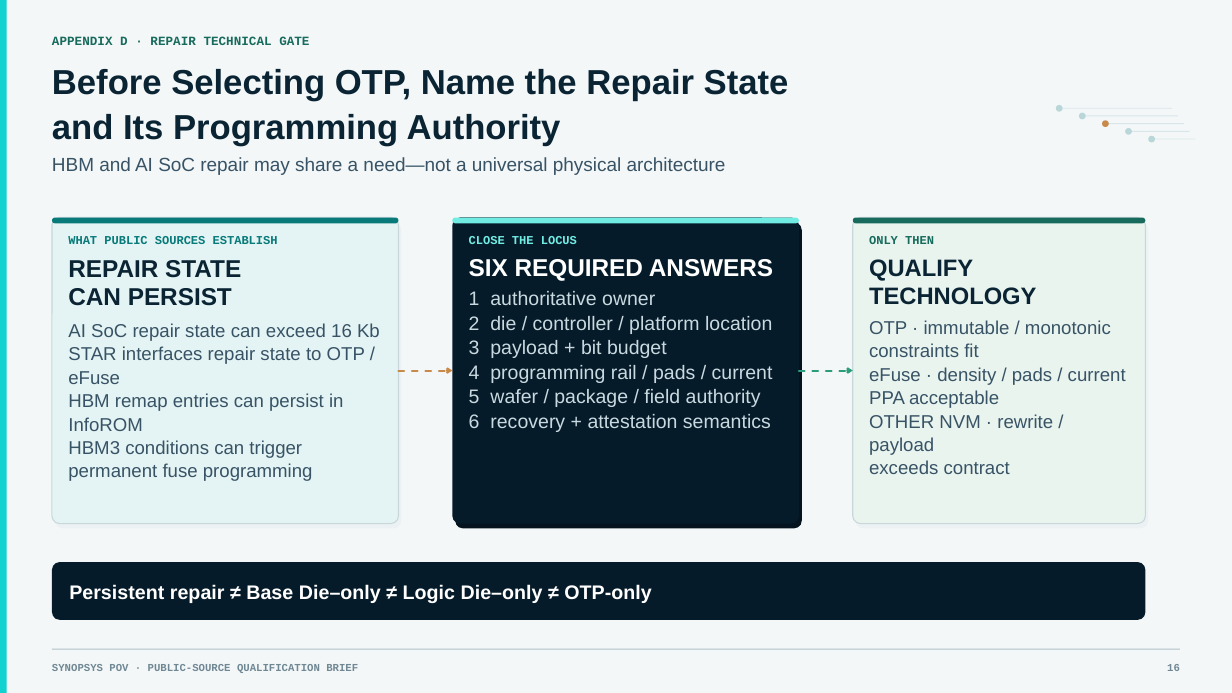
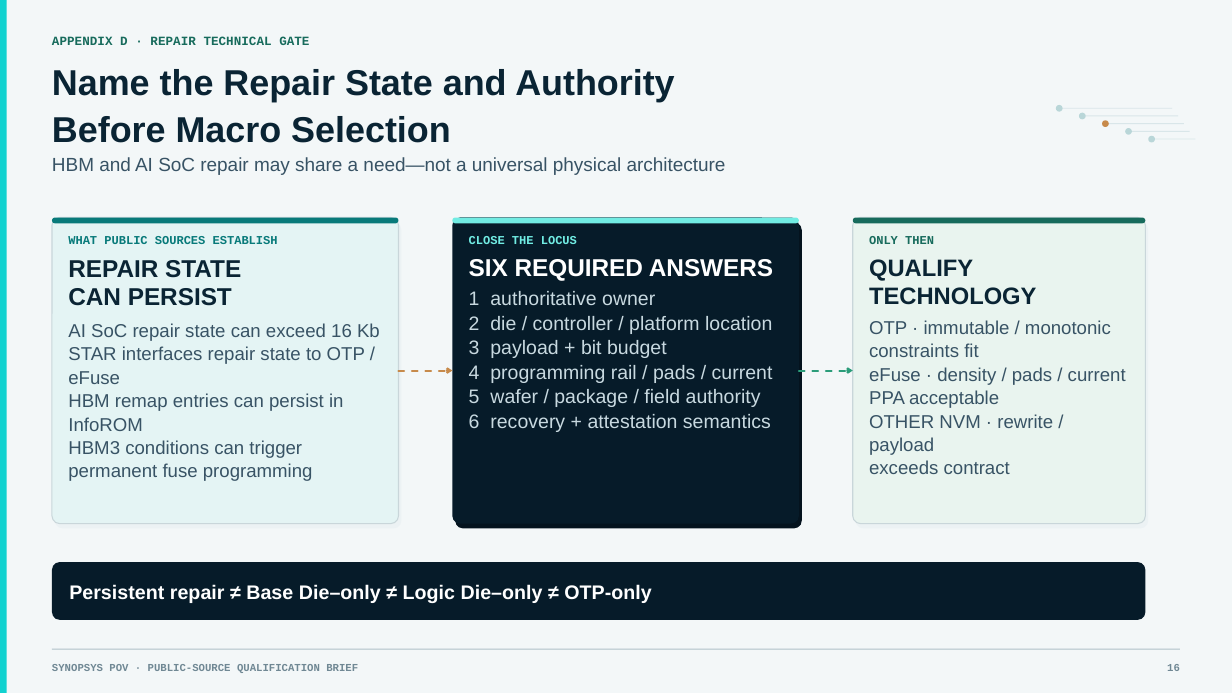
Before and after one commit to SamHuang68/nvm-knowledge-hub, a slide deck: slide 16 of briefing/NVM_AI_OCP_NVM_Opportunities_Executive_v18_Comprehensive_Update_EN.pptx. Drawn at 1232x693 pixels with LibreOffice and Linux fonts; fonts in the diff are those of the drawing. Boxes give left, top, right and bottom in pixels: in the first picture for what was removed or moved away, otherwise in the second. Text is boxed around its words. In the diff, an @@ line names an element or a change of style, - is before the commit and + after.

```diff
--- a/briefing/NVM_AI_OCP_NVM_Opportunities_Executive_v18_Comprehensive_Update_EN.pptx
+++ b/briefing/NVM_AI_OCP_NVM_Opportunities_Executive_v18_Comprehensive_Update_EN.pptx
@@ text at (52, 69, 674, 143): text changed; size 27 to 28 pt @@
-Before Selecting OTP, Name the Repair State
-and Its Programming Authority
+Name the Repair State and Authority
+Before Macro Selection
```
Also in this commit, not shown: 14 other slides changed, 1 other file.
